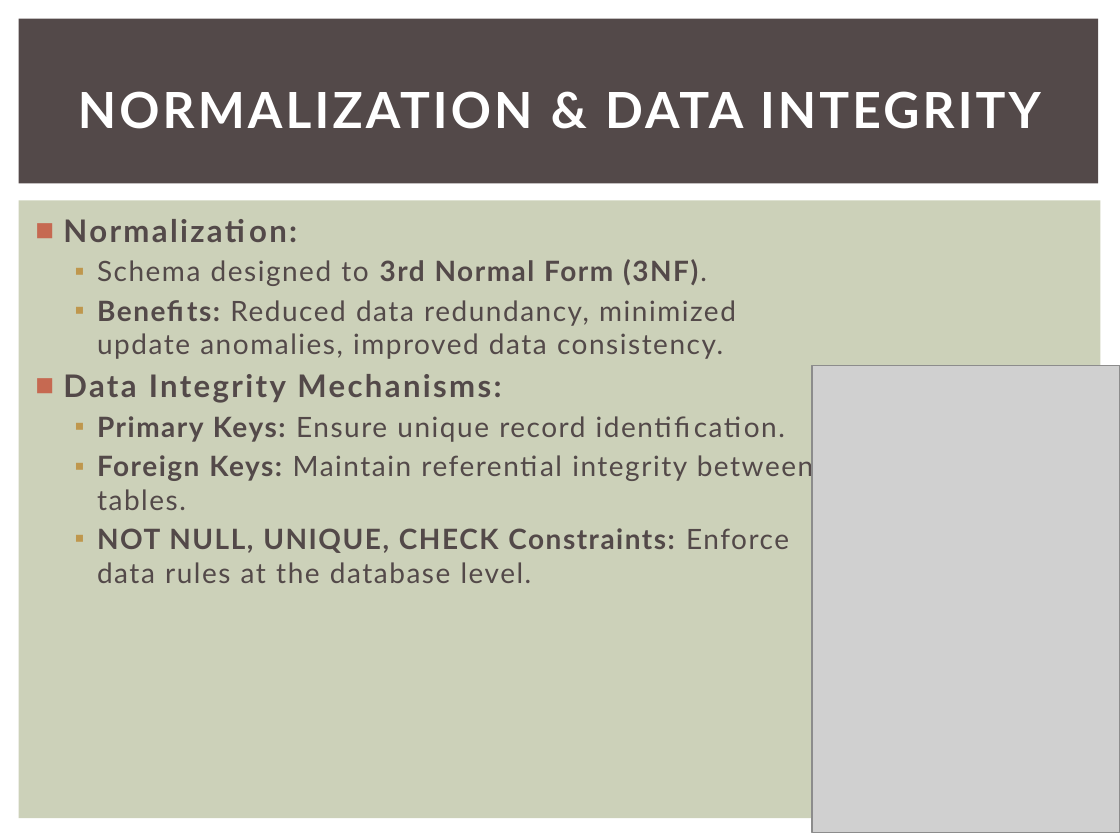
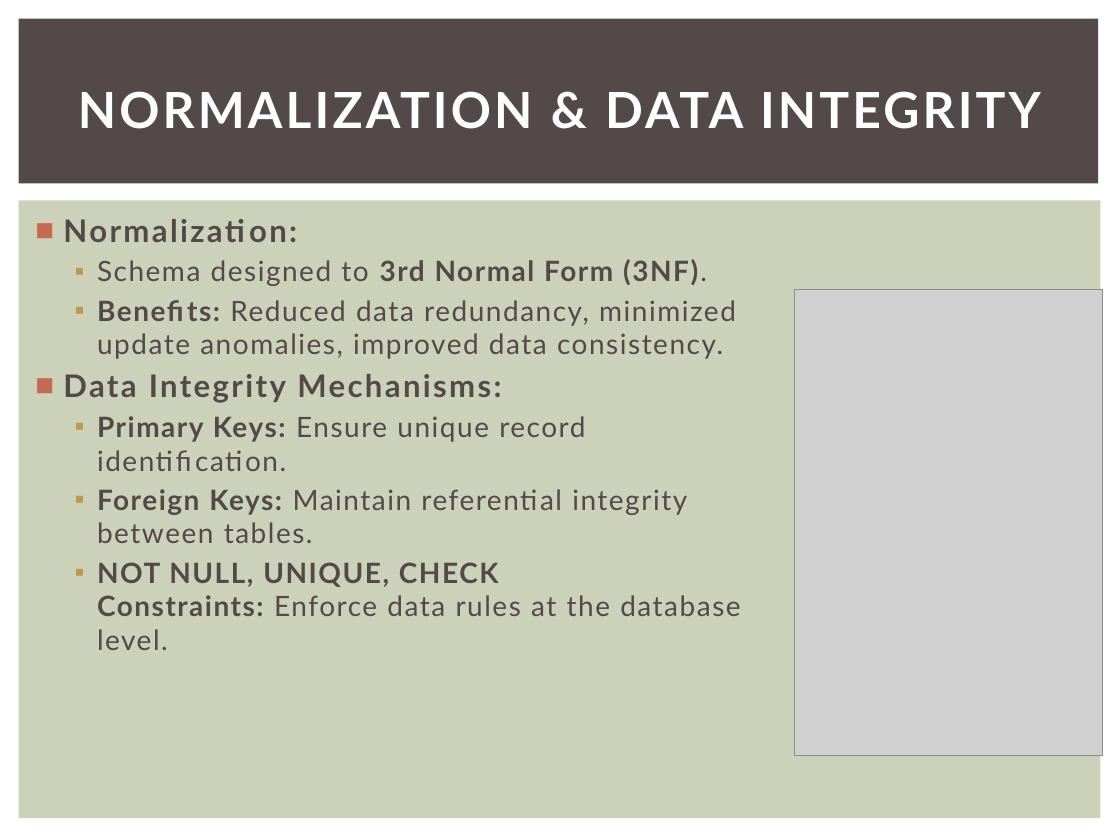
Before and after one commit to kc505/CEF440_2025_GROUP12, a slide deck: slide 11 of Task_6_BackEnd/Task6_SmartCheckDatabase.pptx (slide 10 before the commit). Drawn at 1120x840 pixels with LibreOffice and Linux fonts; fonts in the diff are those of the drawing; grey boxes stand for pictures. Boxes give left, top, right and bottom in pixels: in the first picture for what was removed or moved away, otherwise in the second. Text is boxed around its words. In the diff, an @@ line names an element or a change of style, - is before the commit and + after.

```diff
--- a/Task_6_BackEnd/Task6_SmartCheckDatabase.pptx
+++ b/Task_6_BackEnd/Task6_SmartCheckDatabase.pptx
@@ text "Normalization:" rewrapped from [63, 259, 814, 583] to [63, 259, 740, 650] @@
@@ picture: place and size @@
-picture at [812, 366, 1120, 832]
+picture at [794, 289, 1102, 755]
```
Also in this commit, not shown: 7 other slides changed, 1 slide added.
